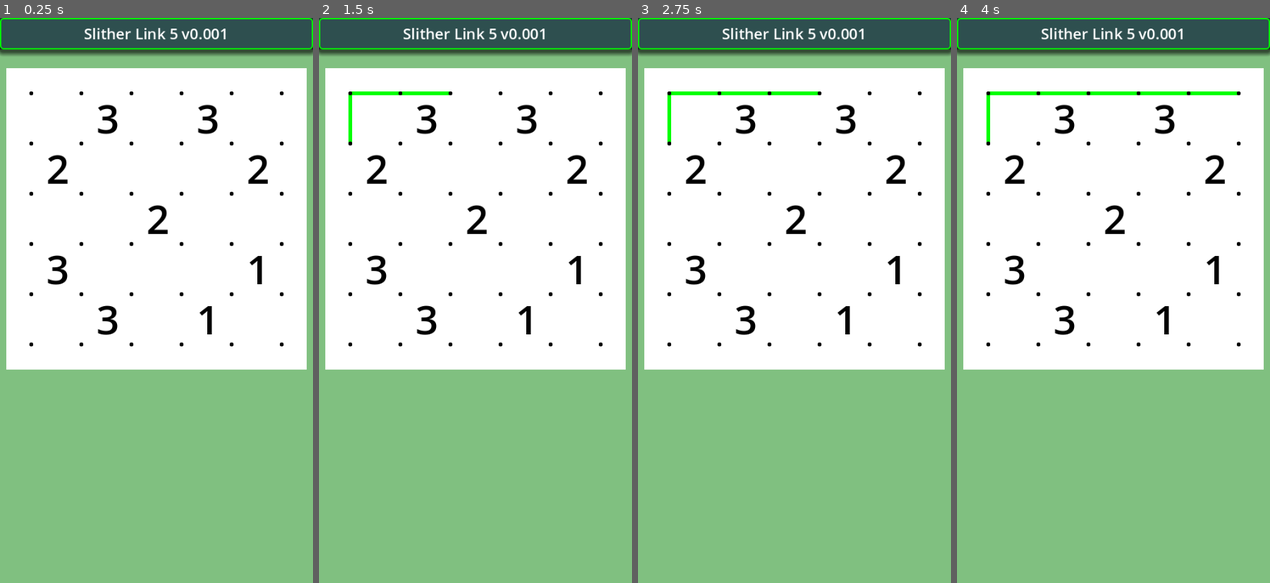
Above: before the commit, frames 1-4 (left to right).
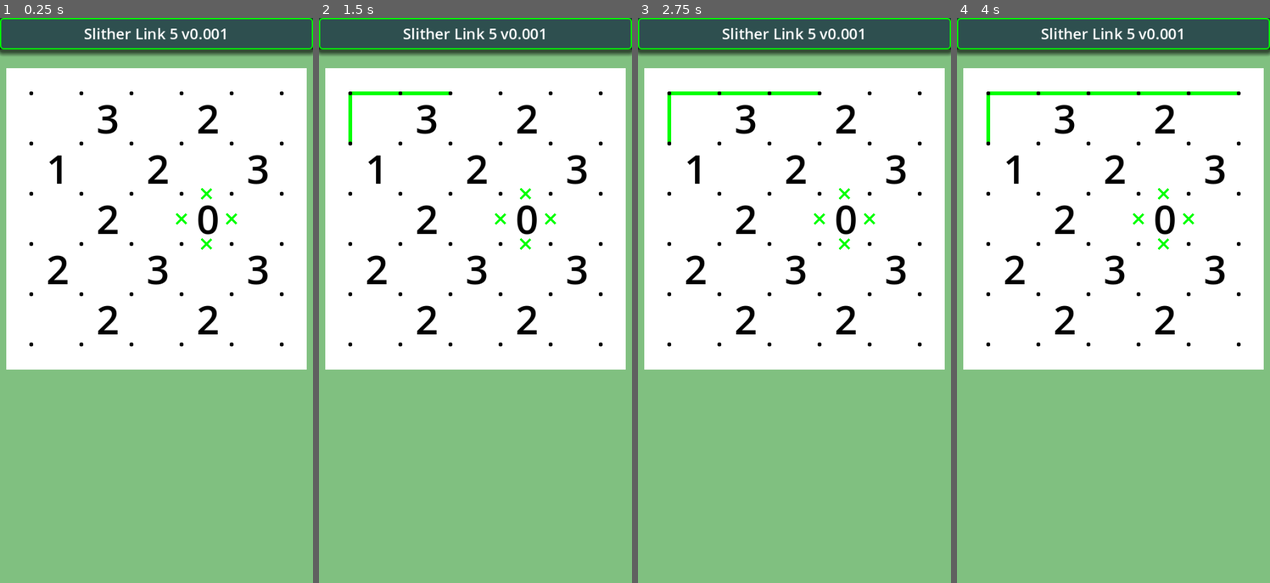
Above: after the commit, the same moments.

Repository: vivisuke/SlitherLink5
Game: Godot game, scene res://main.tscn
Same seed, same stepped clock (60 frames per second), same inputs: the game is played once before the commit and once after it.
Inputs (mouse positions are in pixels of both pictures, inside the frame that each line leads up to):
- Up to frame 1 (0.25 s): no input
- Up to frame 2 (1.5 s): tap Enter at 0.5 s; move the mouse to (544, 272) at 0.52 s; click (544, 272) at 0.67 s; tap Space at 1.25 s; move the mouse to (412, 328) at 1.27 s; click (412, 328) at 1.42 s
- Up to frame 3 (2.75 s): tap Enter at 2 s; move the mouse to (825, 176) at 2.02 s; click (825, 176) at 2.17 s
- Up to frame 4 (4 s): tap Space at 2.75 s; move the mouse to (1097, 413) at 2.77 s; click (1097, 413) at 2.92 s; tap Enter at 3.5 s; move the mouse to (1207, 385) at 3.52 s; click (1207, 385) at 3.67 s

The runs differ from the first frame. In frame 1, 2.1% of the frame differs, in the area x 15-86%, y 15-57%; in frame 2, 2.1%; in frame 3, 2.1%; in frame 4, 2.1%.

Commit message:
0019 ◎ C 02/21 02/21 0.001│ToDo│Grid：non_linkRt[], non_linkDn[] の場合は X 表示 0020 ◎ C 02/21 02/21 0.001│ToDo│set_clue_num(lst)： 0 周辺は非連結フラグを立てる

Diff:
--- a/SlitherLink5/classes/Board5x5.gd
+++ b/SlitherLink5/classes/Board5x5.gd
@@ -63,8 +63,18 @@
 	linkRt[xyToLinkIX(2, 4)] = 1
 	linkRt[xyToLinkIX(3, 4)] = 1
 func set_clue_num(lst):
-	for i in range(N_CELLS):
-		clue_num[i] = lst[i]
+	non_linkRt.fill(0)
+	non_linkDn.fill(0)
+	for k in range(N_CELLS):
+		clue_num[k] = lst[k]
+		if lst[k] == 0:
+			var x = k % N_HORZ
+			var y = k / N_HORZ
+			var ix = xyToLinkIX(x, y)
+			non_linkRt[ix] = 1
+			non_linkDn[ix] = 1
+			non_linkDn[ix+1] = 1
+			non_linkRt[ix+LINK_ARY_WIDTH] = 1
 	pass
 func links_to_nums():
 	clue_num.fill(0)
--- a/SlitherLink5/scripts/Grid.gd
+++ b/SlitherLink5/scripts/Grid.gd
@@ -3,7 +3,10 @@
 const N_HORZ = 5
 const N_VERT = 5
 const CELL_WIDTH = 80
+const CWD2 = CELL_WIDTH/2
 const R = 3.0
+const XWD = 16.0
+const XWD2 = XWD/2
 # 各格子点の接続状態
 const LINK_EMPTY = 0
 const LINK_UP = 1
@@ -21,32 +24,28 @@
 var links = []
 var linkRt = []
 var linkDn = []
+var non_linkRt = []
+var non_linkDn = []
 
 func xyToLinkIX(x, y):		# x, y -> links インデックス、x: [0, N_HORZ]、y: [0, N_VERT]
 	return x + (y + 1) * LINK_ARY_WIDTH
 func _draw():
-	if !linkRt.is_empty() && !linkDn.is_empty():
-		for y in range(N_VERT+1):
-			var py = y * CELL_WIDTH
-			for x in range(N_HORZ+1):
-				var px = x * CELL_WIDTH
-				var ix = xyToLinkIX(x, y)
-				if linkRt[ix] != 0 || linkDn[ix] != 0:
-					#draw_circle(Vector2(px, py), R, LINK_COL)
-					if linkRt[ix] != 0:
-						draw_line(Vector2(px, py), Vector2(px+CELL_WIDTH, py) , LINK_COL, R*2)
-					if linkDn[ix] != 0:
-						draw_line(Vector2(px, py), Vector2(px, py+CELL_WIDTH) , LINK_COL, R*2)
-					#if (links[ix] & LINK_LEFT) != 0:
-					#	draw_line(Vector2(px, py), Vector2(px-CELL_WIDTH/2, py) , LINK_COL, R*2)
-					#if (links[ix] & LINK_RIGHT) != 0:
-					#	draw_line(Vector2(px, py), Vector2(px+CELL_WIDTH/2, py) , LINK_COL, R*2)
-					#if (links[ix] & LINK_UP) != 0:
-					#	draw_line(Vector2(px, py), Vector2(px, py-CELL_WIDTH/2) , LINK_COL, R*2)
-					#if (links[ix] & LINK_DOWN) != 0:
-					#	draw_line(Vector2(px, py), Vector2(px, py+CELL_WIDTH/2) , LINK_COL, R*2)
-				pass
-		pass
+	for y in range(N_VERT+1):
+		var py = y * CELL_WIDTH
+		for x in range(N_HORZ+1):
+			var px = x * CELL_WIDTH
+			var ix = xyToLinkIX(x, y)
+			if linkRt[ix] != 0:
+				draw_line(Vector2(px, py), Vector2(px+CELL_WIDTH, py) , LINK_COL, R*2)
+			if linkDn[ix] != 0:
+				draw_line(Vector2(px, py), Vector2(px, py+CELL_WIDTH) , LINK_COL, R*2)
+			if non_linkRt[ix] != 0:
+				draw_line(Vector2(px+CWD2-XWD2, py-XWD2), Vector2(px+CWD2+XWD2, py+XWD2), LINK_COL, 3)
+				draw_line(Vector2(px+CWD2-XWD2, py+XWD2), Vector2(px+CWD2+XWD2, py-XWD2), LINK_COL, 3)
+			if non_linkDn[ix] != 0:
+				draw_line(Vector2(px-XWD2, py+CWD2-XWD2), Vector2(px+XWD2, py+CWD2+XWD2), LINK_COL, 3)
+				draw_line(Vector2(px-XWD2, py+CWD2+XWD2), Vector2(px+XWD2, py+CWD2-XWD2), LINK_COL, 3)
+			pass
 	for y in range(N_VERT+1):
 		for x in range(N_HORZ+1):
 			draw_circle(Vector2(x*CELL_WIDTH, y*CELL_WIDTH), R, Color.BLACK)
--- a/SlitherLink5/scripts/main.gd
+++ b/SlitherLink5/scripts/main.gd
@@ -12,6 +12,12 @@
 			-1, -1,  2, -1, -1,
 			 3, -1, -1, -1,  1,
 			-1,  3, -1,  1, -1,
+			]
+const q2 = [-1,  3, -1,  2, -1,
+			 1, -1,  2, -1,  3,
+			-1,  2, -1,  0, -1,
+			 2, -1,  3, -1,  3,
+			-1,  2, -1,  2, -1,
 			]
 
 var bd
@@ -32,11 +38,13 @@
 	#bd.move_line2_down(xyToLinkIX(2, 2))
 	#bd.make_loop_random()
 	#bd.links_to_nums()
-	bd.set_clue_num(q1)
+	bd.set_clue_num(q2)
 	init_labels()
 	update_num_labels()
 	$Board/Grid.linkRt = bd.linkRt
 	$Board/Grid.linkDn = bd.linkDn
+	$Board/Grid.non_linkRt = bd.non_linkRt
+	$Board/Grid.non_linkDn = bd.non_linkDn
 	#$Board/Grid.links = bd.links
 	$Board/Grid.queue_redraw()
 	pass # Replace with function body.
Not shown, changed: SlitherLink5.spr
